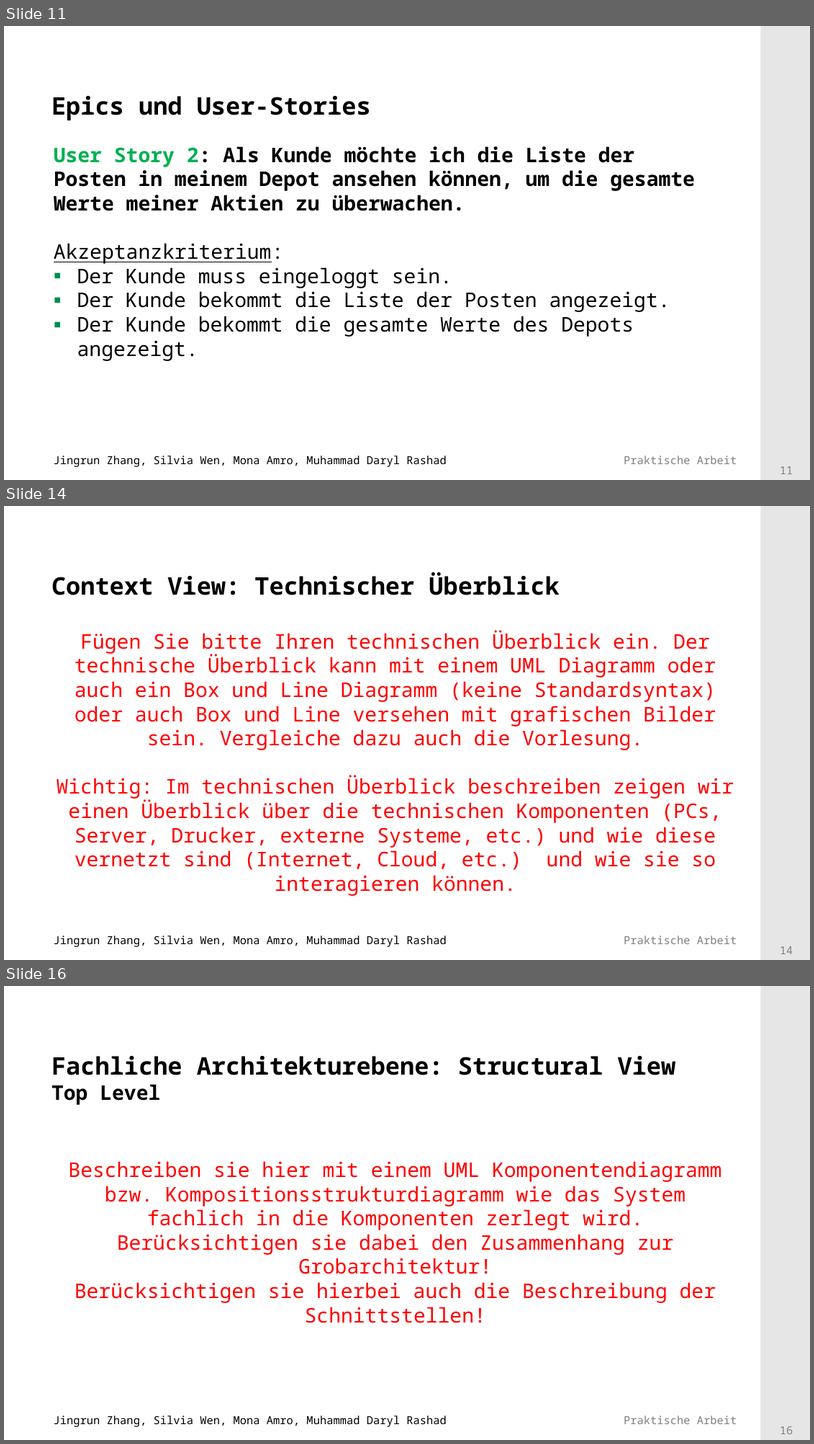
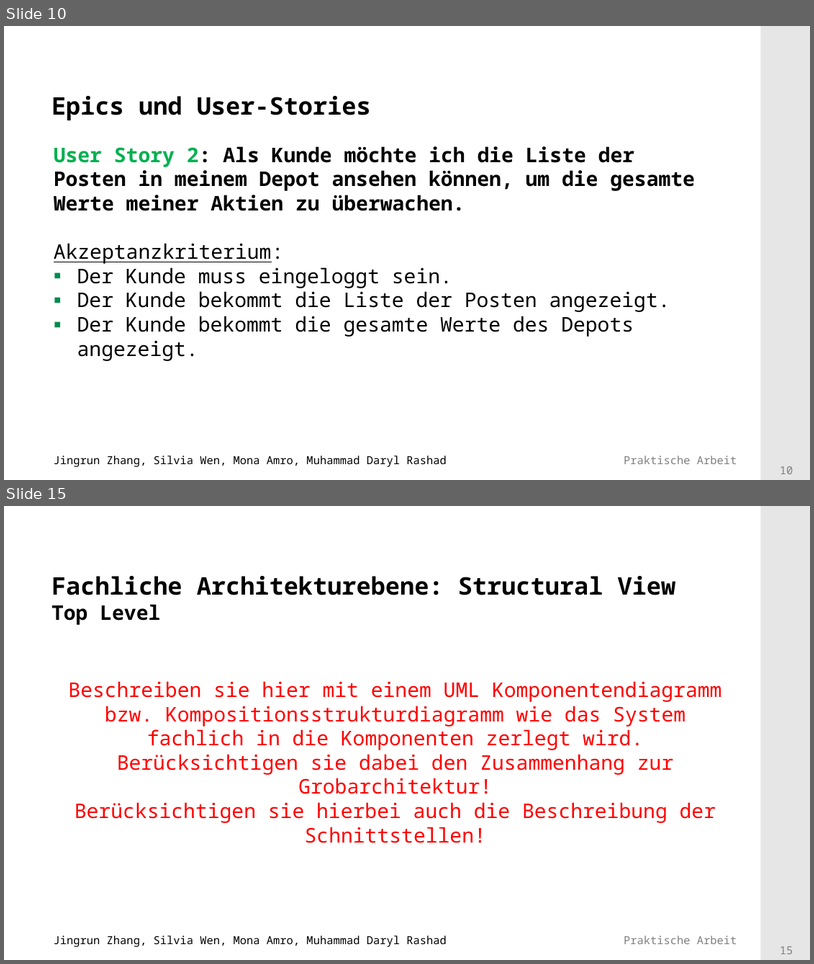
Before and after one commit to Mufasaxi/SimpleBank, a slide deck: architecture/Vorlage_Praesentation_2022 _2_2_OOD.pptx. Shown one above the other, each under a label of ours: slides 11, 14 and 16 before the commit, slides 10 and 15 after it; the slides between them are not shown. The pictures are 814x1444 and 814x964 pixels, drawn with LibreOffice and Linux fonts; fonts in the diff are those of the drawing; background and template pictures are left out. Boxes give left, top, right and bottom in pixels: in the first picture for what was removed or moved away, otherwise in the second. Text is boxed around its words. In the diff, an @@ line names an element or a change of style, - is before the commit and + after.

```diff
--- a/architecture/Vorlage_Praesentation_2022 _2_2_OOD.pptx
+++ b/architecture/Vorlage_Praesentation_2022 _2_2_OOD.pptx
@@ slide 14 removed at <box>4,506,810,960</box>, background #FFFFFF; not listed: 4 template elements that a slide beside it also shows @@
@@ title removed at <box>52,572,560,595</box> @@
-Context View: Technischer Überblick
@@ text removed at <box>57,630,734,896</box> @@
-Fügen Sie bitte Ihren technischen Überblick ein. Der technische Überblick kann mit einem UML Diagramm oder auch ein Box und Line Diagramm (keine Standardsyntax) oder auch Box und Line versehen mit grafischen Bilder sein. Vergleiche dazu auch die Vorlesung.
-Wichtig: Im technischen Überblick beschreiben zeigen wir einen Überblick über die technischen Komponenten (PCs, Server, Drucker, externe Systeme, etc.) und wie diese vernetzt sind (Internet, Cloud, etc.) und wie sie so interagieren können.
@@ what was slide 11 is now slide 10 @@
@@ page number at <box>780,466,793,474</box>: text changed @@
-11
+10
@@ what was slide 16 is now slide 15 @@
@@ page number at <box>780,946,793,954</box>: text changed @@
-16
+15
```
Also in this commit, not shown: 4 slides changed, 3 slides added, 4 other slides removed, 5 other files.
